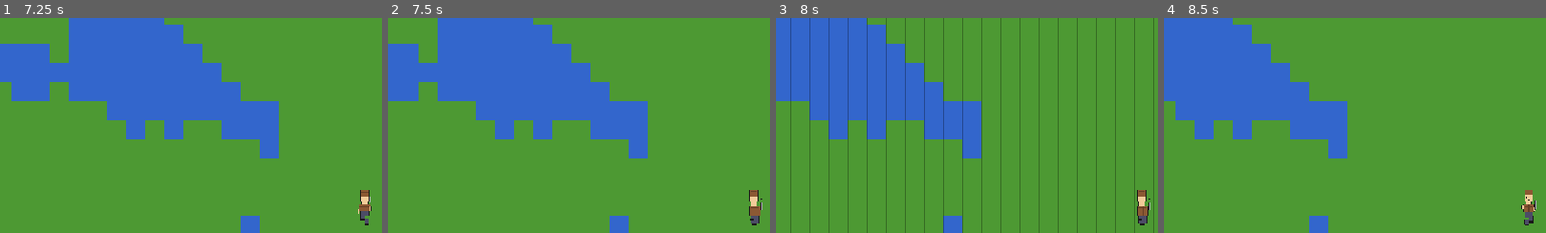
Above: before the commit, frames 1-4 (left to right).
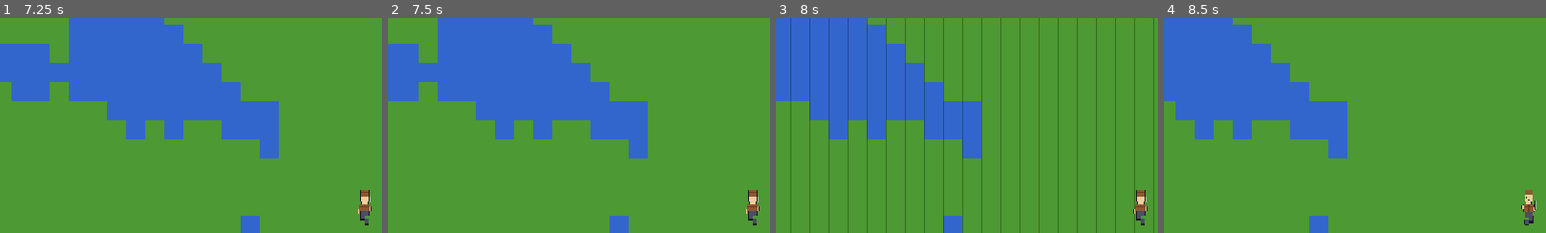
Above: after the commit, the same moments.

Repository: mattzanco/Trithia
Game: Godot game, scene res://scenes/main.tscn
The game is run twice, just before and just after one commit, with the same random seed, the same clock (stepped at 60 frames per second) and the same inputs.
Inputs (mouse positions are % of the whole screen's width and height, from its top left):
- Up to frame 1 (7.25 s): tap Enter at 0.5, 4.25 s; move the mouse to (72, 45) at 0.52 s; hold D (move_right) 0.53-1.28 s; hold Ctrl 0.53-1.28 s; click (72, 45) at 0.67 s; move the mouse to (30, 55) at 1.27 s; hold S (move_down) 1.28-2.03 s; tap Ctrl every 1.5 s from 1.35 to 5.85 s; move the mouse to (60, 28) at 2.02 s; hold D (move_right) 2.03-2.78 s; hold Ctrl 2.03-2.78 s; tap Space at 2.75, 5.75 s; move the mouse to (45, 70) at 2.77 s; hold W (move_up) 2.78-3.53 s; click (45, 70) at 2.92 s; move the mouse to (80, 65) at 3.52 s; hold Ctrl 3.53-4.28 s; hold A (move_left) 3.53-5.03 s; move the mouse to (20, 35) at 4.27 s; move the mouse to (55, 50) at 5.02 s; hold S (move_down) 5.03-5.78 s; hold Ctrl 5.03-5.78 s; click (55, 50) at 5.17 s; move the mouse to (35, 25) at 5.77 s; hold D (move_right) 5.78-6.53 s; move the mouse to (72, 45) at 6.52 s; hold W (move_up) from 6.53 s (still down); hold Ctrl from 6.53 s (still down)
- Up to frame 2 (7.5 s): tap Enter at 7.25 s; move the mouse to (30, 55) at 7.27 s; release W (move_up) at 7.28 s; release Ctrl at 7.28 s; hold D (move_right) from 7.28 s (still down); tap Ctrl at 7.35 s; click (30, 55) at 7.42 s
- Up to frame 3 (8 s): keep holding D (move_right)
- Up to frame 4 (8.5 s): move the mouse to (60, 28) at 8.02 s; release D (move_right) at 8.03 s; hold S (move_down) from 8.03 s (still down); hold Ctrl from 8.03 s (still down)
The pictures show only the part of the screen within x 2-52%, y 6-56%; the shares and areas given below are measured in that part.

Frame 1 is identical in both runs. In frame 2, 0.3% of the frame differs, in the area x 93-98%, y 80-97%; in frame 3, 0.3%; in frame 4, nothing differs.

Commit message:
Refine character facing logic for movement
- Simplify WASD facing: face direction of input, only change on input change
- Synchronize pathfinding facing to match WASD behavior exactly
- Only update facing when movement direction actually changes
- Prevent backwards facing by choosing appropriate cardinal component during diagonal movement
- Add state tracking (last_input_direction, last_path_direction) to avoid constant facing updates

Diff:
--- a/scripts/player.gd
+++ b/scripts/player.gd
@@ -11,6 +11,8 @@
 
 @onready var animated_sprite: AnimatedSprite2D = $AnimatedSprite2D
 var current_direction = Vector2.DOWN  # Track current facing direction
+var last_input_direction = Vector2.ZERO  # Track previous frame's input direction
+var last_path_direction = Vector2.ZERO  # Track previous pathfinding step's direction
 
 func _ready():
 	# Create animated sprite with walking animations
@@ -834,13 +836,51 @@
 				path_queue.clear()
 				return
 
-		# Calculate direction to next tile (can be cardinal or diagonal)
+		# Calculate direction to next tile
 		var raw_direction = next_tile - position
 		var dx = sign(raw_direction.x)
 		var dy = sign(raw_direction.y)
 
-		# Update facing direction to match actual movement (preserving diagonals)
-		current_direction = Vector2(dx, dy)
+		# Calculate the tile offset for this step
+		var tile_offset = Vector2(dx, dy)
+
+		# Detect if direction changed from last step
+		var direction_changed = (tile_offset != last_path_direction)
+
+		var new_direction = current_direction
+
+		# Only change facing if the direction actually changed
+		if direction_changed:
+			# Simple facing logic: face the direction of movement
+			# If moving diagonally, prefer the component that's not backwards
+			var facing_h = Vector2(dx, 0) if dx != 0 else Vector2.ZERO
+			var facing_v = Vector2(0, dy) if dy != 0 else Vector2.ZERO
+
+			# Determine which direction to face based on movement
+			if facing_h != Vector2.ZERO and facing_v != Vector2.ZERO:
+				# Diagonal movement - pick the component that's not backwards
+				var h_is_backwards = (facing_h == -current_direction)
+				var v_is_backwards = (facing_v == -current_direction)
+
+				if h_is_backwards and not v_is_backwards:
+					new_direction = facing_v
+				elif v_is_backwards and not h_is_backwards:
+					new_direction = facing_h
+				else:
+					# Both forward or both backward - prefer based on current facing
+					if current_direction.x != 0:
+						new_direction = facing_v
+					else:
+						new_direction = facing_h
+			elif facing_h != Vector2.ZERO:
+				# Pure horizontal movement
+				new_direction = facing_h
+			elif facing_v != Vector2.ZERO:
+				# Pure vertical movement
+				new_direction = facing_v
+
+		current_direction = new_direction
+		last_path_direction = tile_offset
 
 		# Set target and start moving
 		target_position = next_tile
@@ -900,18 +940,48 @@
 				# Clear path queue when using keyboard
 				path_queue.clear()
 
-				# Normalize for facing direction detection
-				var normalized_dir = input_dir.normalized()
-
-				# Determine what the new facing direction would be
+				# Calculate tile offset for diagonal detection
+				var tile_offset = Vector2(sign(input_dir.x), sign(input_dir.y))
+
+				# Detect if input changed from last frame
+				var input_changed = (tile_offset != last_input_direction)
+
 				var new_direction = current_direction
-				if abs(normalized_dir.x) > abs(normalized_dir.y):
-					new_direction = Vector2.RIGHT if input_dir.x > 0 else Vector2.LEFT
-				else:
-					new_direction = Vector2.DOWN if input_dir.y > 0 else Vector2.UP
+
+				# Only change facing if the input actually changed
+				if input_changed:
+					# Simple facing logic: face the direction of the input
+					# If pressing multiple keys, prefer the one that's not backwards
+					var facing_h = Vector2(tile_offset.x, 0) if tile_offset.x != 0 else Vector2.ZERO
+					var facing_v = Vector2(0, tile_offset.y) if tile_offset.y != 0 else Vector2.ZERO
+
+					# Determine which direction to face based on input
+					if facing_h != Vector2.ZERO and facing_v != Vector2.ZERO:
+						# Diagonal input - pick the component that's not backwards
+						var h_is_backwards = (facing_h == -current_direction)
+						var v_is_backwards = (facing_v == -current_direction)
+
+						if h_is_backwards and not v_is_backwards:
+							new_direction = facing_v
+						elif v_is_backwards and not h_is_backwards:
+							new_direction = facing_h
+						else:
+							# Both forward or both backward - prefer based on current facing
+							if current_direction.x != 0:
+								new_direction = facing_v
+							else:
+								new_direction = facing_h
+					elif facing_h != Vector2.ZERO:
+						# Pure horizontal input
+						new_direction = facing_h
+					elif facing_v != Vector2.ZERO:
+						# Pure vertical input
+						new_direction = facing_v
+
+				current_direction = new_direction
+				last_input_direction = tile_offset
 
 				# Calculate next tile position using integer offsets
-				var tile_offset = Vector2(sign(input_dir.x), sign(input_dir.y))
 				var next_position = position + tile_offset * TILE_SIZE
 
 				# Check if the next tile is walkable (check the tile below for feet)
@@ -944,7 +1014,7 @@
 func update_animation(direction: Vector2, walking: bool):
 	var anim_name = "walk_" if walking else "idle_"
 
-	# Determine animation based on direction (including diagonals)
+	# Cardinal directions only
 	if direction == Vector2.UP:
 		anim_name += "up"
 	elif direction == Vector2.DOWN:
@@ -953,20 +1023,6 @@
 		anim_name += "left"
 	elif direction == Vector2.RIGHT:
 		anim_name += "right"
-	elif direction == Vector2(1, -1):  # Up-right
-		anim_name += "up"
-	elif direction == Vector2(1, 1):  # Down-right
-		anim_name += "down"
-	elif direction == Vector2(-1, -1):  # Up-left
-		anim_name += "up"
-	elif direction == Vector2(-1, 1):  # Down-left
-		anim_name += "down"
-	else:
-		# Fallback to cardinal based on primary axis
-		if abs(direction.x) > abs(direction.y):
-			anim_name += "right" if direction.x > 0 else "left"
-		else:
-			anim_name += "down" if direction.y > 0 else "up"
 
 	if animated_sprite.animation != anim_name:
 		animated_sprite.play(anim_name)
